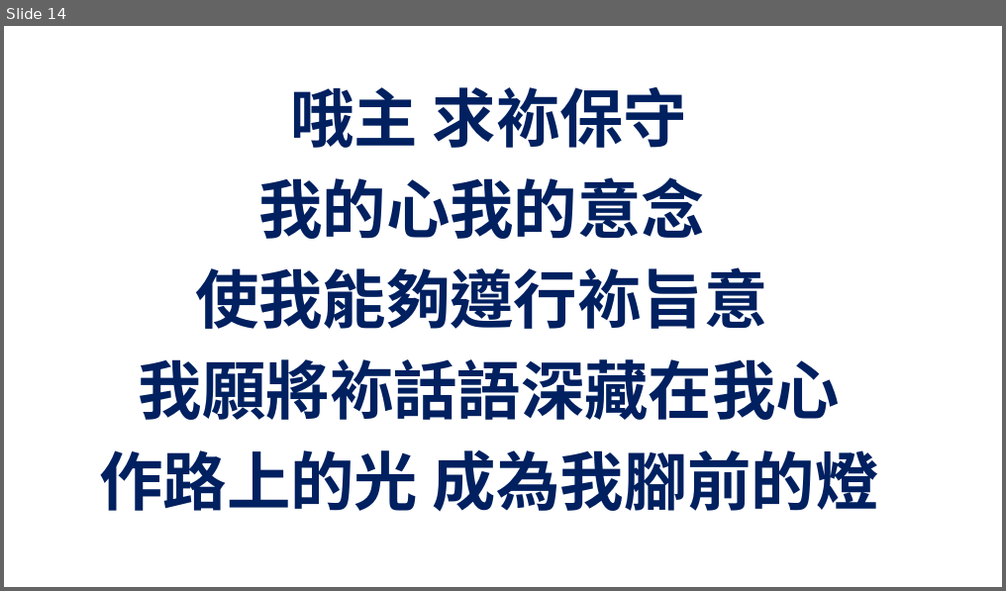
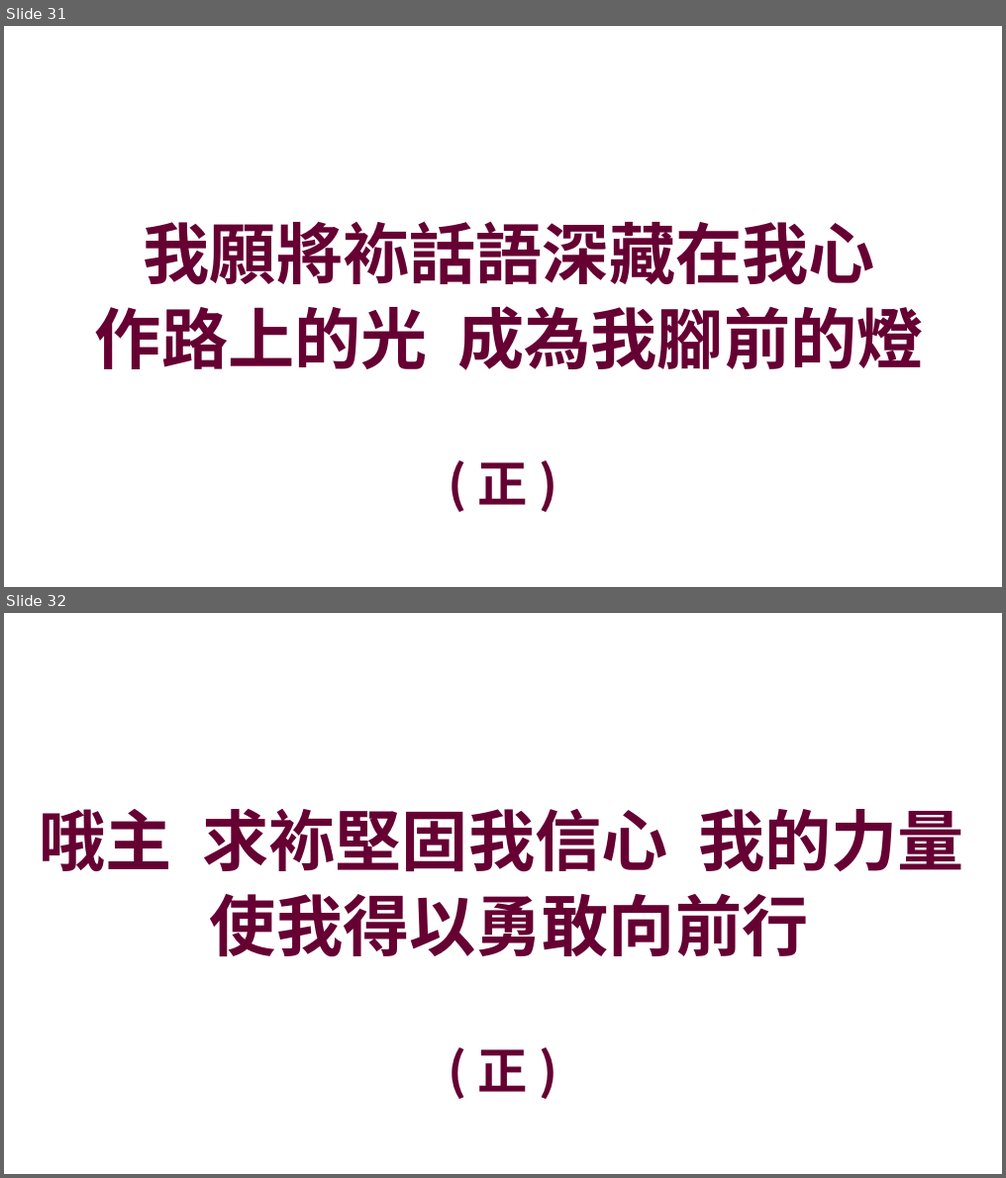
Before and after one commit to batisuoc/prayermeeting, a slide deck: 2021/11月/11-11.pptx. Shown one above the other, each under a label of ours: slide 14 before the commit, slides 31 and 32 after it. The pictures are 1006x591 and 1006x1178 pixels, drawn with LibreOffice and Linux fonts; fonts in the diff are those of the drawing; background and template pictures are left out. Boxes give left, top, right and bottom in pixels: in the first picture for what was removed or moved away, otherwise in the second. Text is boxed around its words. In the diff, an @@ line names an element or a change of style, - is before the commit and + after.

```diff
--- a/2021/11月/11-11.pptx
+++ b/2021/11月/11-11.pptx
@@ slide 32 added at (x1=4, y1=613, x2=1002, y2=1174), background picture (left out) @@
@@ text added at (x1=39, y1=809, x2=964, y2=958), 48 pt, text #660033, bold @@
+哦主 求袮堅固我信心 我的力量
+使我得以勇敢向前行
@@ text added at (x1=478, y1=1050, x2=528, y2=1092), 36 pt, text #660033, bold @@
+( 正 )
@@ what was slide 14 is now slide 31 @@
@@ slide 31 changed as well @@
@@ text at (x1=195, y1=87, x2=768, y2=329): paragraphs removed @@
-哦主 求袮保守
-我的心我的意念
-使我能夠遵行袮旨意
@@ text "我願將袮話語深藏在我心" moved from (x1=100, y1=87, x2=879, y2=512) to (x1=95, y1=221, x2=923, y2=371) @@
@@ text "我願將袮話語深藏在我心" at (x1=95, y1=221, x2=923, y2=371): size 46 to 48 pt, font Noto Sans CJK TC to Noto Sans CJK SC, text colour #002060 to #660033; indent changed; less space between paragraphs; vertical alignment top to middle @@
@@ text added at (x1=478, y1=463, x2=528, y2=505), 36 pt, text #660033, bold @@
+( 正 )
```
Also in this commit, not shown: 19 other slides changed, 22 other slides added.
